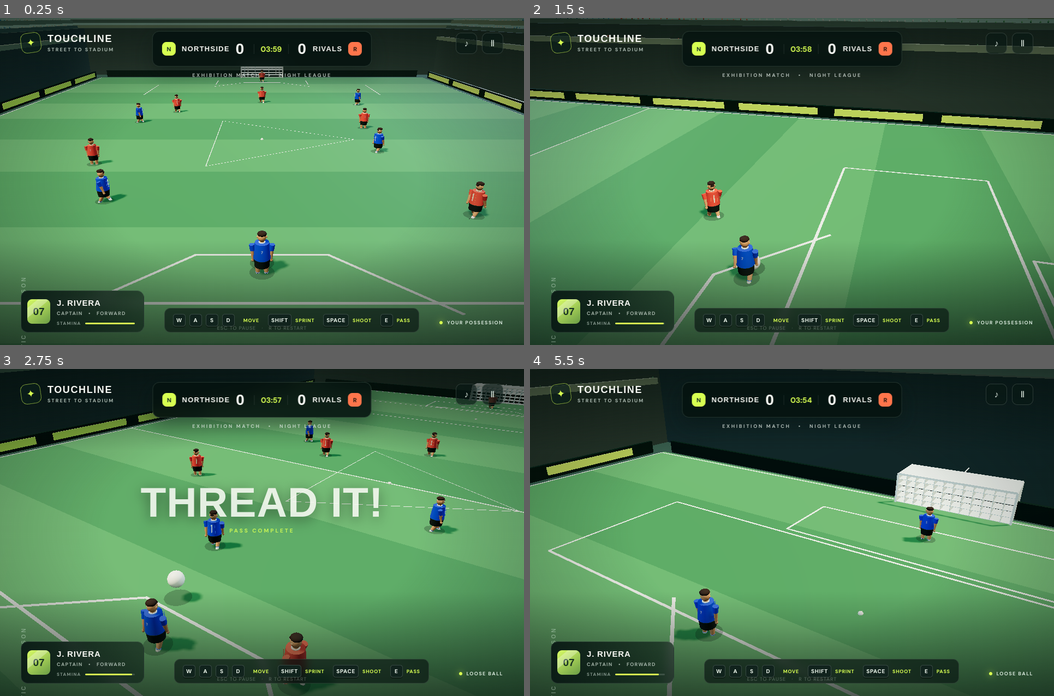
Above: before the commit, frames 1-4 (two rows, left to right).
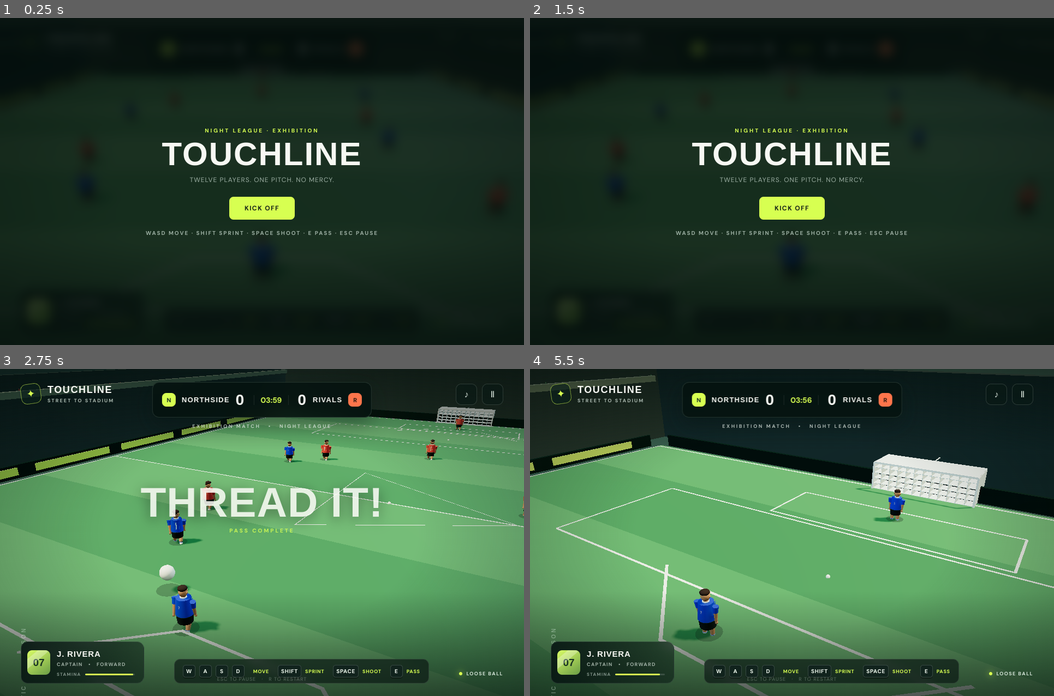
Above: after the commit, the same moments.

Repository: Trentlikes2makegames/PlayGround
Game: browser game, page index.html
Same seed, same stepped clock (60 frames per second), same inputs: the game is played once before the commit and once after it.
Inputs (mouse positions are in pixels of both pictures, inside the frame that each line leads up to):
- Up to frame 1 (0.25 s): no input
- Up to frame 2 (1.5 s): hold Right from 1.03 s (still down); tap Shift at 1.1 s
- Up to frame 3 (2.75 s): release Right at 1.53 s; hold Down 1.58-1.85 s; tap Shift at 1.6, 2.1, 2.6 s; hold Left 1.9-2.47 s; click (262, 558) at 2.02 s, where only the run after the commit has a clickable "KICK OFF"; tap E at 2.52 s; hold Up from 2.52 s (still down)
- Up to frame 4 (5.5 s): release Up at 2.82 s; hold Right 2.87-3.53 s; tap Shift every 0.5 s from 3.1 to 5.1 s; tap Space at 3.52 s; hold Up 3.58-3.82 s; hold Left 3.87-4.3 s; hold Down 4.35-4.68 s; click "Ⅱ" at 4.52 s; tap Escape at 4.52 s; hold Right 4.73-5.23 s; hold Down from 5.28 s (still down)

The runs differ from the first frame. In frame 1, 82% of the frame differs, in the area x 0-100%, y 0-100%; in frame 2, 74%; in frame 3, 13%; in frame 4, 11%.

Commit message:
Save source and v2 conversation for issue #1
Run: 43093600023
Generation: 43093600023-1794430564995

Diff:
--- a/game.js
+++ b/game.js
@@ -67,9 +67,10 @@
 const awayPlayers=[makePlayer('away',0,-22,9),makePlayer('away',-12,-15,6),makePlayer('away',12,-5,4),makePlayer('away',-15,8,2),makePlayer('away',15,18,5),makePlayer('away',0,-44,1,true)];
 const captain=homePlayers[0],allPlayers=[...homePlayers,...awayPlayers];
 const ballGroup=new THREE.Group();scene.add(ballGroup);const ball=new THREE.Mesh(new THREE.SphereGeometry(.43,24,18),ba …(495 unchanged characters)…
-const ballState={position:new THREE.Vector3(0,.43,23.8),velocity:new THREE.Vector3(),owner:captain,air:0};let facing=new THREE.Vector3(0,0,-1),stamina=100,homeScore=0,awayScore=0,matchSeconds=240,paused=false,goalLock=0,calloutTimer=0,gameOver=false;const keys={};
-addEventListener('keydown',e=>{keys[e.code]=true;if(['Space' …(66 unchanged characters)… e.preventDefault();if(e.code==='Escape')togglePause();if(e.code==='KeyR')resetMatch();if(e.code==='Space'&&!e.repeat)shoot();if(e.code==='KeyE'&&!e.repeat)passBall();});addEventListener('keyup',e=>keys[e.code]=false);document.getElementById('pause-btn').onclick=togglePause;document.getElementById('resume-btn').onclick=togglePause;
-function togglePause(){if(gameOver)return;paused=!paused;document.getElementById('pause-screen').classList.toggle('open',paused);}
+const ballState={position:new THREE.Vector3(0,.43,23.8),velocity:new THREE.Vector3(),owner:captain,air:0};let facing=new THREE.Vector3(0,0,-1),stamina=100,homeScore=0,awayScore=0,matchSeconds=240,paused=false,goalLock=0,calloutTimer=0,gameOver=false,started=false;const keys={};
+addEventListener('keydown',e=>{keys[e.code]=true;if(['Space' …(66 unchanged characters)… e.preventDefault();if(e.code==='Escape'){const hs=document.getElementById('home-screen');if(hs.classList.contains('open')){hs.classList.remove('open');paused=true;}else togglePause();}if(e.code==='KeyR')resetMatch();document.getElementById('play-btn').onclick=startMatch;if(e.code==='Space'&&!e.repeat)shoot();if(e.code==='KeyE'&&!e.repeat)passBall();});addEventListener('keyup',e=>keys[e.code]=false);document.getElementById('pause-btn').onclick=togglePause;document.getElementById('resume-btn').onclick=togglePause;document.getElementById('play-btn').onclick=startMatch;
+function togglePause(){if(gameOver||!started)return;paused=!paused;document.getElementById('pause-screen').classList.toggle('open',paused);}
+function startMatch(){started=true;document.getElementById('home-screen').classList.remove('open');resetMatch();}
 function showEvent(title,subtitle,duration=2.2){document.getElementById('event-title').textContent=title;document.getElementById('event-sub').textContent=subtitle;document.getElementById('callout').classList.add('show');calloutTimer=duration;}
 function shoot(){if(paused||gameOver||ballState.owner!==captain)return;ballState.owner=null;const power=keys.ShiftLeft| …(264 unchanged characters)…
 function passBall(){if(paused||gameOver||ballState.owner!==captain)return;let target=null,best=Infinity;for(const p of  …(451 unchanged characters)…
@@ -77,18 +78,21 @@
 function resetMatch(){homeScore=awayScore=0;matchSeconds=240;gameOver=false;paused=false;document.getElementById('pause …(274 unchanged characters)…
 function scoreGoal(team){if(goalLock>0)return;goalLock=2.4;if(team==='home'){homeScore++;showEvent('GOAL!','NORTHSIDE T …(262 unchanged characters)…
 function updateCaptain(dt){const move=new THREE.Vector3((keys.KeyD||keys.ArrowRight?1:0)-(keys.KeyA||keys.ArrowLeft?1:0 …(672 unchanged characters)…
-function updateAI(dt,time){for(const p of allPlayers){if(p===captain)continue;const pos=p.group.position;let target=new THREE.Vector3(p.homeX,0,p.homeZ),pace=3;
- if(p.team==='away'){if(ballState.owner===p){target.set(THREE.MathUtils.clamp(pos.x*.65,-8,8),0,Math.min(39,pos.z+20));pace=4.8;if(pos.z>25){const d=new THREE.Vector3(-pos.x*.12,0,1).normalize();p.velocity.addScaledVector(d,14*dt);}}else if(ballState.owner===captain||!ballState.owner){if(pos.distanceTo(ballState.position)<20||p.number===9||p.number===6){target.copy(ballState.position);target.y=0;pace=p.number===1?2.8:4.15;}}else if(ballState.owner.team==='home'&&pos.distanceTo(ballState.owner.group.position)<14){target.copy(ballState.owner.group.position);target.y=0;pace=3.5;}}
- else{if(ballState.owner===captain){target.set(p.homeX*.72,0,p.homeZ<0?p.homeZ:Math.max(-28,p.homeZ-7));if(p.number===8)target.set(-10,0,captain.group.position.z-12);if(p.number===11)target.set(10,0,captain.group.position.z-8);}else if(ballState.owner===p){target.set(0,0,-40);pace=4.8;}else if(!ballState.owner&&pos.distanceTo(ballState.position)<9){target.copy(ballState.position);target.y=0;pace=4;}}
- const delta=target.sub(pos);delta.y=0;const dist=delta.length();if(dist>.6){delta.normalize();pos.addScaledVector(delta,pace*dt*Math.min(1,dist/2));p.group.rotation.y=Math.atan2(delta.x,delta.z)+Math.PI;p.run=Math.min(1,p.run+dt*5);}else p.run=Math.max(0,p.run-dt*4);p.velocity.multiplyScalar(Math.max(0,1-dt*3));pos.addScaledVector(p.velocity,dt);pos.x=THREE.MathUtils.clamp(pos.x,-32,32);pos.z=THREE.MathUtils.clamp(pos.z,-43,43);for(const limb of p.limbs){limb.leg.rotation.x=Math.sin(time*10+limb.side*1.5)*p.run*.65;limb.arm.rotation.x=-Math.sin(time*10+limb.side*1.5)*p.run*.38;}}
+function updateAI(dt,time){for(const p of allPlayers){if(p===captain)continue;const pos=p.group.position;const isHome=p.team==='home';const ownGoalZ=isHome?49:-49;const oppGoalZ=isHome?-49:49;let target=new THREE.Vector3(p.homeX,0,p.homeZ),pace=3;const holder=ballState.owner;
+ if(p.keeper){const threatening=holder&&holder.team!==p.team&&ballState.position.y<1.7&&pos.distanceTo(ballState.position)<11;const nearGoal=!holder&&ballState.position.y<1.7&&Math.abs(ballState.position.z-oppGoalZ)<16;if(threatening||nearGoal){target.set(ballState.position.x,0,ballState.position.z+(isHome?-0.7:0.7));pace=11;}else{target.set(0,0,ownGoalZ);pace=2.2;}}
+ else if(holder&&holder.team!==p.team){const marker=holder.group.position.clone().lerp(new THREE.Vector3(0,0,ownGoalZ),0.22);target.copy(marker);pace=4.3;}
+ else if(holder){if(holder===captain){target.set(p.homeX*.72,0,p.homeZ<0?p.homeZ:Math.max(-28,p.homeZ-7));}else{target.copy(holder.group.position);pace=3.6;}}
+ else{if(pos.distanceTo(ballState.position)<13){target.copy(ballState.position);target.y=0;pace=5.2;}else{target.set(p.homeX,0,oppGoalZ);pace=4;}}
+ const delta=target.sub(pos);delta.y=0;const dist=delta.length();if(dist>.6){delta.normalize();pos.addScaledVector(delta,pace*dt*Math.min(1,dist/2));p.group.rotation.y=Math.atan2(delta.x,delta.z)+Math.PI;p.run=Math.min(1,p.run+dt*5);}else p.run=Math.max(0,p.run-dt*4);p.velocity.multiplyScalar(Math.max(0,1-dt*3));pos.addScaledVector(p.velocity,dt);pos.x=THREE.MathUtils.clamp(pos.x,-32,32);pos.z=THREE.MathUtils.clamp(pos.z,-43,43);for(const limb of p.limbs){limb.leg.rotation.x=Math.sin(time*10+limb.side*1.5)*p.run*.65;limb.arm.rotation.x=-Math.sin(time*10+limb.side*1.5)*p.run*.38;}
+ if(!p.keeper&&holder&&holder.team===p.team&&holder!==captain&&ballState.position.y<1.7){if(Math.abs(ballState.position.z-oppGoalZ)<26&&Math.hypot(pos.x-ballState.position.x,pos.z-ballState.position.z)<11&&Math.random()<dt*2.4){const ang=Math.atan2(ballState.position.x-pos.x,ballState.position.z-pos.z);ballState.owner=null;ballState.velocity.set(Math.cos(ang)*29,6.4,Math.sin(ang)*29);ballState.position.copy(pos).setY(.95);showEvent('STRIKE!','OFF THE CROSSBAR',1.4);}}
  if(ballState.owner===captain){for(const p of awayPlayers.slice(0,5)){if(p.group.position.distanceTo(captain.group.position)<1.25&&Math.random()<dt*.55){ballState.owner=p;showEvent('TACKLED!','WIN IT BACK',.9);break;}}}
  if(!ballState.owner){let closest=null,dist=2.05;for(const p of allPlayers){if(p.keeper)continue;const d=Math.hypot(p.g …(309 unchanged characters)…
  if(ballState.owner?.team==='away'){const holder=ballState.owner;if(holder.group.position.z>28&&Math.random()<dt*.8){co …(209 unchanged characters)…
-}
+}}
 function updateBall(dt,time){const owner=ballState.owner;if(owner){const dir=owner===captain?facing:new THREE.Vector3(- …(1204 unchanged characters)…
  ballGroup.position.copy(ballState.position);ballGroup.rotation.x+=ballState.velocity.z*dt*1.6;ballGroup.rotation.z-=ba …(337 unchanged characters)…
 function animatePlayers(time,dt){for(const p of allPlayers){if(p===captain){const moving=keys.KeyW||keys.KeyA||keys.Key …(282 unchanged characters)…
 const cameraTarget=new THREE.Vector3(),cameraPosition=new THREE.Vector3();function updateCamera(dt){const p=captain.gro …(207 unchanged characters)…
 function updateHUD(dt){if(calloutTimer>0){calloutTimer-=dt;if(calloutTimer<=0)document.getElementById('callout').classL …(703 unchanged characters)…
-let last=performance.now(),elapsed=0;function frame(now){requestAnimationFrame(frame);const dt=Math.min((now-last)/1000,.033);last=now;elapsed+=dt;if(!paused){updateCaptain(dt);updateAI(dt,elapsed) …(176 unchanged characters)…
+let last=performance.now(),elapsed=0;function frame(now){requestAnimationFrame(frame);const dt=Math.min((now-last)/1000,.033);last=now;elapsed+=dt;if(!paused&&started){updateCaptain(dt);updateAI(dt,elapsed) …(176 unchanged characters)…
 addEventListener('resize',()=>{camera.aspect=innerWidth/innerHeight;camera.updateProjectionMatrix();renderer.setSize(innerWidth,innerHeight);renderer.setPixelRatio(Math.min(devicePixelRatio,1.7));});
--- a/index.html
+++ b/index.html
@@ -21,7 +21,7 @@
     .bottom{display:flex;justify-content:space-between;align-items:flex-end}.player-card{display:flex;align-items:cente …(1085 unchanged characters)…
     .controls{display:flex;gap:16px;align-items:center;background:rgba(7,20,17,.66);padding:10px 15px;border:1px solid  …(467 unchanged characters)…
     .possession{display:flex;align-items:center;gap:8px;color:#d4e4d8;font-size:9px;font-weight:800;letter-spacing:1.4p …(280 unchanged characters)…
-    #pause-screen{position:fixed;inset:0;z-index:4;background:rgba(3,12,10,.72);backdrop-filter:blur(9px);display:none;place-items:center;text-align:center}#pause-screen.open{display:grid}.modal h1{font:900 60px/.9 'Barlow Condensed',sans-serif;margin:10px 0;letter-spacing:2px}.modal p{color:#9baea2;font-size:12px;letter-spacing:1px;margin:12px 0 23px}.modal button{cursor:pointer;background:var(--lime);border:0;border-radius:8px;padding:13px 28px;color:#172518;font:800 12px 'DM Sans',sans-serif;letter-spacing:1.3px}.modal .eyebrow{color:var(--lime);font-size:10px;font-weight:800;letter-spacing:3px}
+    #pause-screen{position:fixed;inset:0;z-index:4;background:rgba(3,12,10,.72);backdrop-filter:blur(9px);display:none;place-items:center;text-align:center}#home-screen{position:fixed;inset:0;z-index:5;background:rgba(3,12,10,.8);backdrop-filter:blur(10px);display:none;place-items:center;text-align:center}#home-screen.open{display:grid}.modal h1{font:900 60px/.9 'Barlow Condensed',sans-serif;margin:10px 0;letter-spacing:2px}.modal p{color:#9baea2;font-size:12px;letter-spacing:1px;margin:12px 0 23px}.modal button{cursor:pointer;background:var(--lime);border:0;border-radius:8px;padding:13px 28px;color:#172518;font:800 12px 'DM Sans',sans-serif;letter-spacing:1.3px}.modal .eyebrow{color:var(--lime);font-size:10px;font-weight:800;letter-spacing:3px}.modal .home-meta{display:block;margin-top:18px;color:#9baea2;font-size:10px;letter-spacing:2px;font-weight:700}
     @media(max-width:760px){.hud{padding:16px}.scoreboard{top:73px;min-width:290px;height:57px}.round-tag{top:138px}.si …(274 unchanged characters)…
   </style>
 </head>
@@ -50,6 +50,7 @@
     </footer>
   </div>
   <div class="help">ESC TO PAUSE &nbsp; · &nbsp; R TO RESTART</div>
+  <div id="home-screen" class="open"><div class="modal"><div class="eyebrow">NIGHT LEAGUE · EXHIBITION</div><h1>TOUCHLINE</h1><p>TWELVE PLAYERS. ONE PITCH. NO MERCY.</p><button id="play-btn">KICK OFF</button><div class="home-meta">WASD MOVE · SHIFT SPRINT · SPACE SHOOT · E PASS · ESC PAUSE</div></div></div>
   <div id="pause-screen"><div class="modal"><div class="eyebrow">NIGHT LEAGUE · EXHIBITION</div><h1>TAKE A BREATHER</h1><p>Match paused. The crowd is waiting.</p><button id="resume-btn">BACK TO THE PITCH</button></div></div>
   <script type="module" src="./game.js"></script>
 </body>
Not shown, changed: .omgithub/checkpoint.json
Not shown, changed: .omgithub/conversation.json
